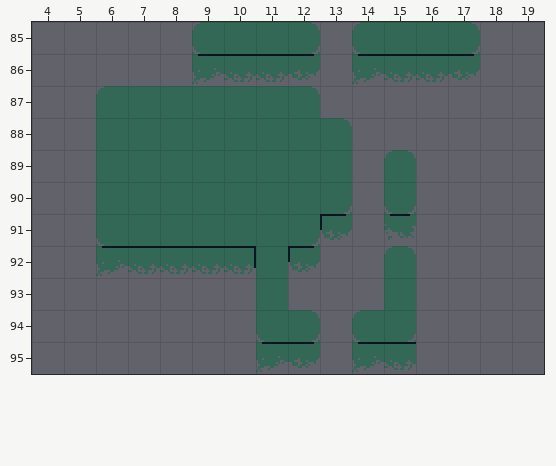
Tiled map -- files/maps/debug.tmx. This is how it looked before the edit.
Cells are 16x16 px. Shown: x 4..19, y 85..95.
The same view after the edit:
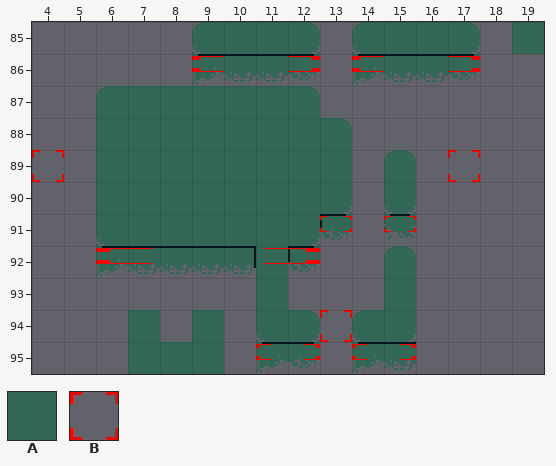
Key: from "main": A 1, B 6.
_ is an empty cell, . an unchanged one.
Objects are placed by their top-left corner, in cells (3,4 is the top-left corner of cell 3,4); size is 1x1 cell unless given.
The exact change:
--- layer "tiles"
@@ x 19..19 @@
-85 _
+85 A
@@ x 7..9 @@
-94 _._
-95 ___
+94 A.A
+95 AAA
--- layer "objects" (now shown)
+B "islandParticles" at 9,86.1 size 4x0.5
+B "islandParticles" at 14,86.1 size 4x0.5
+B "platform" at 17,89
+B "platform" at 4,89
+B "islandParticles" at 15,91.1 size 1x0.5
+B "islandParticles" at 13,91.1 size 1x0.5
+B "islandParticles" at 6,92.1 size 7x0.5
+B "platform" at 13,94
+B "islandParticles" at 11,95.1 size 2x0.5
+B "islandParticles" at 14,95.1 size 2x0.5
